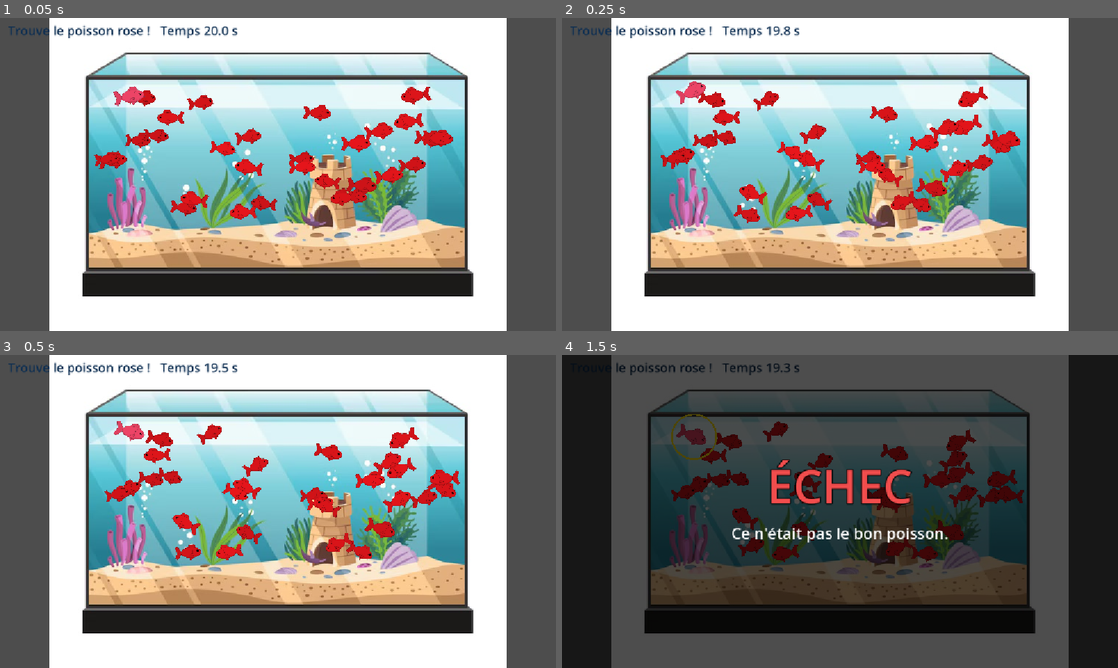
Above: before the commit, frames 1-4 (two rows, left to right).
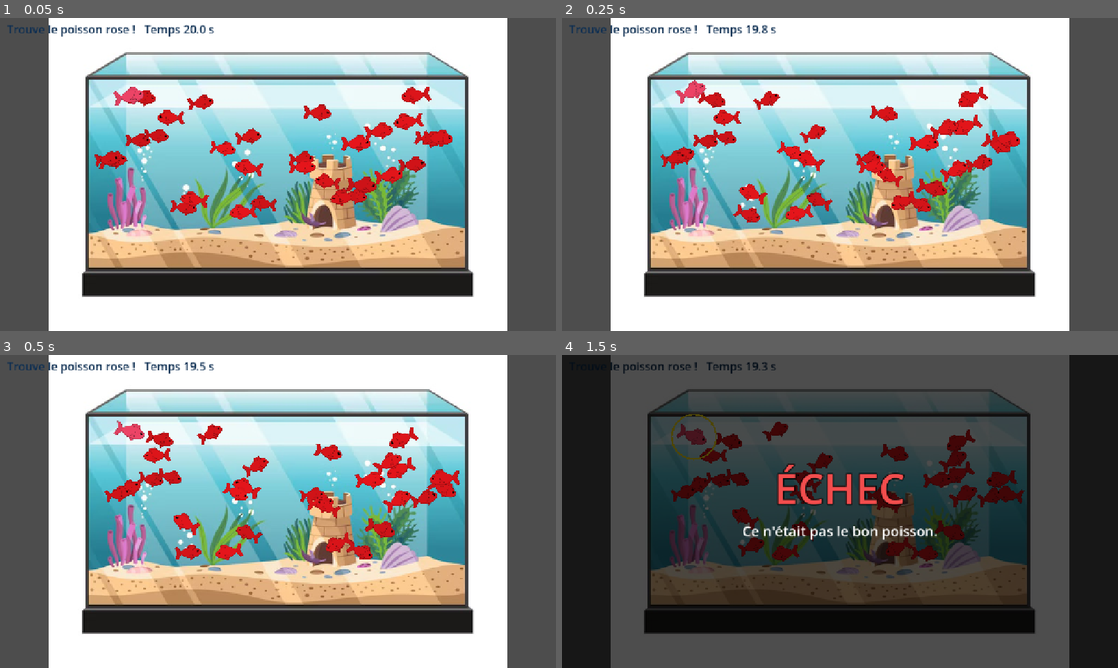
Above: after the commit, the same moments.

Repository: Tominouu/Oopsie_Pawsie
Game: Godot game, scene res://scenes/mini_games/scene_aquarium.tscn
Two runs of this game, one before a commit and one after it. Both use one fixed random seed, a clock stepped at 60 frames per second and the inputs below.
Inputs (mouse positions are in pixels of both pictures, inside the frame that each line leads up to):
- Up to frame 1 (0.05 s): no input
- Up to frame 2 (0.25 s): no input
- Up to frame 3 (0.5 s): no input
- Up to frame 4 (1.5 s): move the mouse to (962, 495) at 0.52 s; click (962, 495) at 0.67 s; move the mouse to (728, 527) at 1.27 s; click (728, 527) at 1.42 s

The runs differ from the first frame. In frame 1, 5.7% of the frame differs, in the area x 1-92%, y 0-100%; in frame 2, 5.6%; in frame 3, 5.6%; in frame 4, 4.4%.

Commit message:
started work on menu screen

Diff:
--- a/project.godot
+++ b/project.godot
@@ -17,8 +17,10 @@
 
 [display]
 
+window/size/viewport_width=1280
+window/size/viewport_height=720
 window/stretch/mode="canvas_items"
-window/stretch/aspect="expand"
+window/vsync/vsync_mode=0
 
 [physics]
 
--- a/scenes/menu.tscn
+++ b/scenes/menu.tscn
@@ -1,3 +1,17 @@
 [gd_scene format=3 uid="uid://b6qussvjka7pf"]
 
-[node name="Menu" type="Node2D" unique_id=1043791573]
+[ext_resource type="Texture2D" uid="uid://v76e2kdbvaov" path="res://assets/background/menu_reference.png" id="1_yqeox"]
+
+[node name="Menu" type="Control" unique_id=122120522]
+layout_mode = 3
+anchors_preset = 15
+anchor_right = 1.0
+anchor_bottom = 1.0
+grow_horizontal = 2
+grow_vertical = 2
+
+[node name="Background" type="TextureRect" parent="." unique_id=2060922042]
+layout_mode = 0
+offset_right = 40.0
+offset_bottom = 40.0
+texture = ExtResource("1_yqeox")
Binary file added: assets/background/menu_reference.png
Not shown, added: assets/background/menu_reference.png.import
